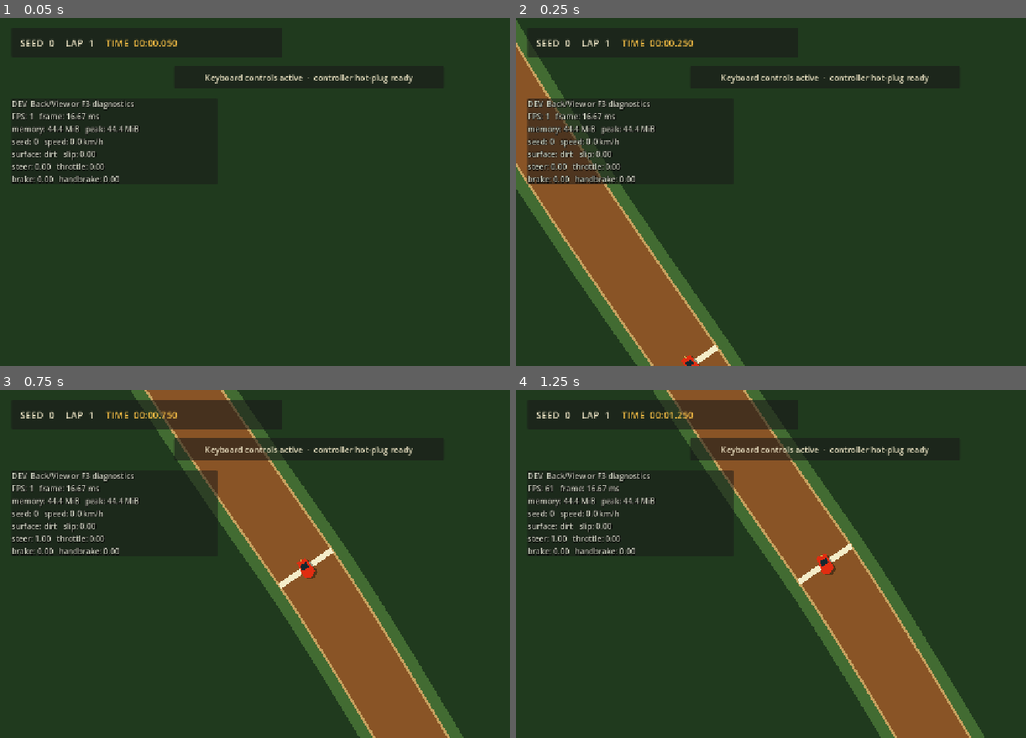
Above: before the commit, frames 1-4 (two rows, left to right).
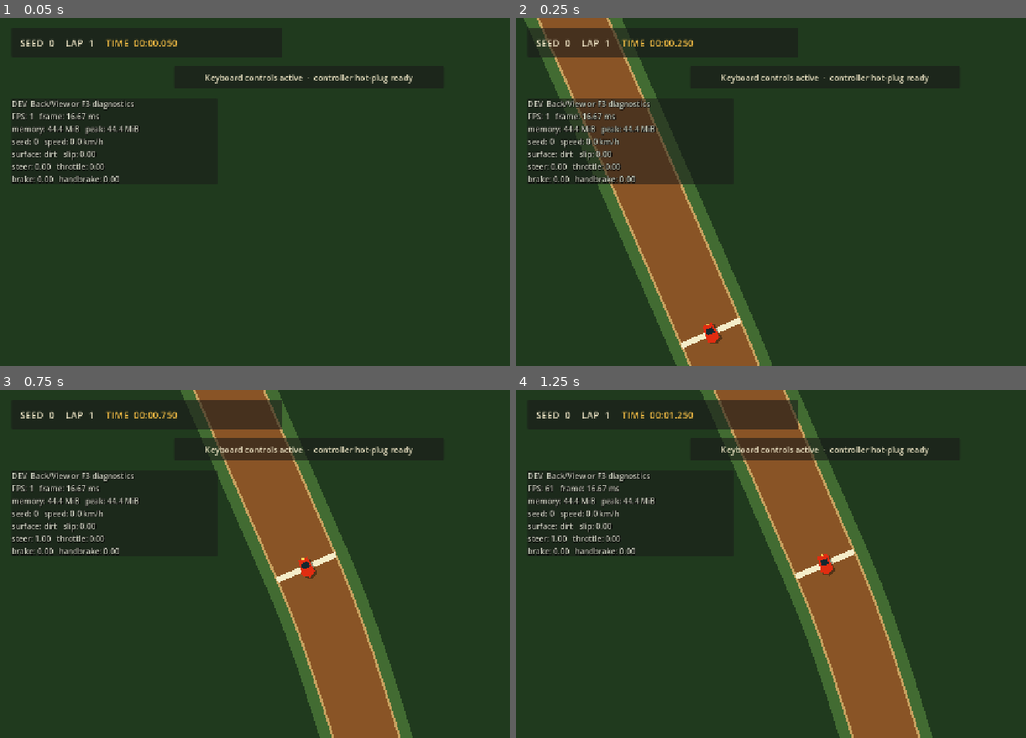
Above: after the commit, the same moments.

Repository: mule/poc-slicksnslide-fest
Game: Godot game, scene res://session/main.tscn
The game is run twice, just before and just after one commit, with the same random seed, the same clock (stepped at 60 frames per second) and the same inputs.
Inputs:
- Up to frame 1 (0.05 s): no input
- Up to frame 2 (0.25 s): no input
- Up to frame 3 (0.75 s): tap Enter (confirm) at 0.5 s; hold D (steer_right) from 0.53 s (still down); hold Enter (confirm) from 0.53 s (still down)
- Up to frame 4 (1.25 s): keep holding D (steer_right); keep holding Enter (confirm)

Frame 1 is identical in both runs. In frame 2, 25% of the frame differs, in the area x 0-51%, y 0-100%; in frame 3, 14%; in frame 4, 14%.

Commit message:
feat: widen circuit variety by raising the generation retry budget
Circuits were nearly circular, using only ~20% of the allowed curvature
budget. The cause was DEFAULT_MAX_ATTEMPTS = 6: aggressive radius jitter
does not produce impossible geometry, only unlucky draws that ran out of
retries, so RADIUS_JITTER_MIN had been raised to 0.72 to compensate --
treating the symptom and flattening the tracks.

Restores the designed 0.55 jitter and raises the retry budget to 30.
Radial spread 1.30 -> 1.58, corner samples 1.0% -> 2.5%, at the cost of
~1 fallback in 20 seeds and 354 ms worst-case generation.

Widens the generator test from 10 to 20 seeds and replaces the per-seed
zero-fallback assertion with a bounded aggregate, so the accepted fallback
rate is measured rather than hidden by too small a sample. Fingerprint
uniqueness now covers accepted seeds only, since every fallback shares one
geometry. Also syncs generator_attempt_limit(), a hardcoded mirror of
DEFAULT_MAX_ATTEMPTS.

Co-Authored-By: Claude Opus 5 (1M context) <noreply@anthropic.com>

Diff:
--- a/tests/track_generator_test.gd
+++ b/tests/track_generator_test.gd
@@ -32,12 +32,18 @@
 	var generator = generator_script.new()
 	var definitions: Array = []
 	var fingerprints: Dictionary = {}
-	for seed in range(10):
+	var accepted_count := 0
+	var fallback_count := 0
+	for seed in range(20):
 		var definition = generator.generate(seed)
 		definitions.append(definition)
 		_verify_driveable_definition(definition, seed)
 		if definition != null:
-			fingerprints[definition.geometry_fingerprint] = true
+			if definition.used_fallback:
+				fallback_count += 1
+			else:
+				fingerprints[definition.geometry_fingerprint] = true
+				accepted_count += 1
 			print("seed=%d fingerprint=%s generation_usec=%d attempts=%d fallback=%s" % [
 				seed,
 				definition.geometry_fingerprint,
@@ -45,7 +51,8 @@
 				definition.generation_attempts,
 				definition.used_fallback,
 			])
-	_check(fingerprints.size() == 10, "seeds 0 through 9 produce distinct geometry")
+	_check(fallback_count <= 2, "at most 2 of 20 seeds fall back to the stadium (got %d)" % fallback_count)
+	_check(fingerprints.size() == accepted_count, "accepted (non-fallback) seeds produce distinct geometry")
 
 	_verify_determinism(generator, definitions)
 	_verify_bounded_fallback(generator)
@@ -60,7 +67,6 @@
 	if definition == null:
 		return
 	_check(definition.seed == seed, "seed %d is retained" % seed)
-	_check(not definition.used_fallback, "seed %d is accepted without fallback" % seed)
 	_check(definition.generation_attempts >= 1 and definition.generation_attempts <= generator_attempt_limit(), "seed %d uses bounded attempts" % seed)
 	_check(definition.track_width >= EXPECTED_MIN_WIDTH and definition.track_width <= EXPECTED_MAX_WIDTH, "seed %d width is within the driveable bound" % seed)
 	_check(definition.lap_length >= EXPECTED_MIN_LAP_LENGTH and definition.lap_length <= EXPECTED_MAX_LAP_LENGTH, "seed %d lap length is within bounds" % seed)
@@ -174,7 +180,7 @@
 
 
 func generator_attempt_limit() -> int:
-	return 6
+	return 30
 
 
 func _maximum_gap(points: PackedVector2Array) -> float:
--- a/track/track_generator.gd
+++ b/track/track_generator.gd
@@ -3,7 +3,7 @@
 
 const TrackDefinitionScript := preload("res://track/track_definition.gd")
 
-const DEFAULT_MAX_ATTEMPTS := 6
+const DEFAULT_MAX_ATTEMPTS := 30
 const SAMPLE_SPACING := 25.0
 const CHECKPOINT_COUNT := 8
 const MIN_WIDTH := 125.0
@@ -14,7 +14,7 @@
 const MIN_START_STRAIGHT := 1875.0
 
 const CONTROL_POINT_COUNT := 14
-const RADIUS_JITTER_MIN := 0.72
+const RADIUS_JITTER_MIN := 0.55
 const RADIUS_JITTER_MAX := 1.0
 const SPLINE_SAMPLES_PER_SPAN := 24
 const STRAIGHT_CURVATURE := 0.0005
